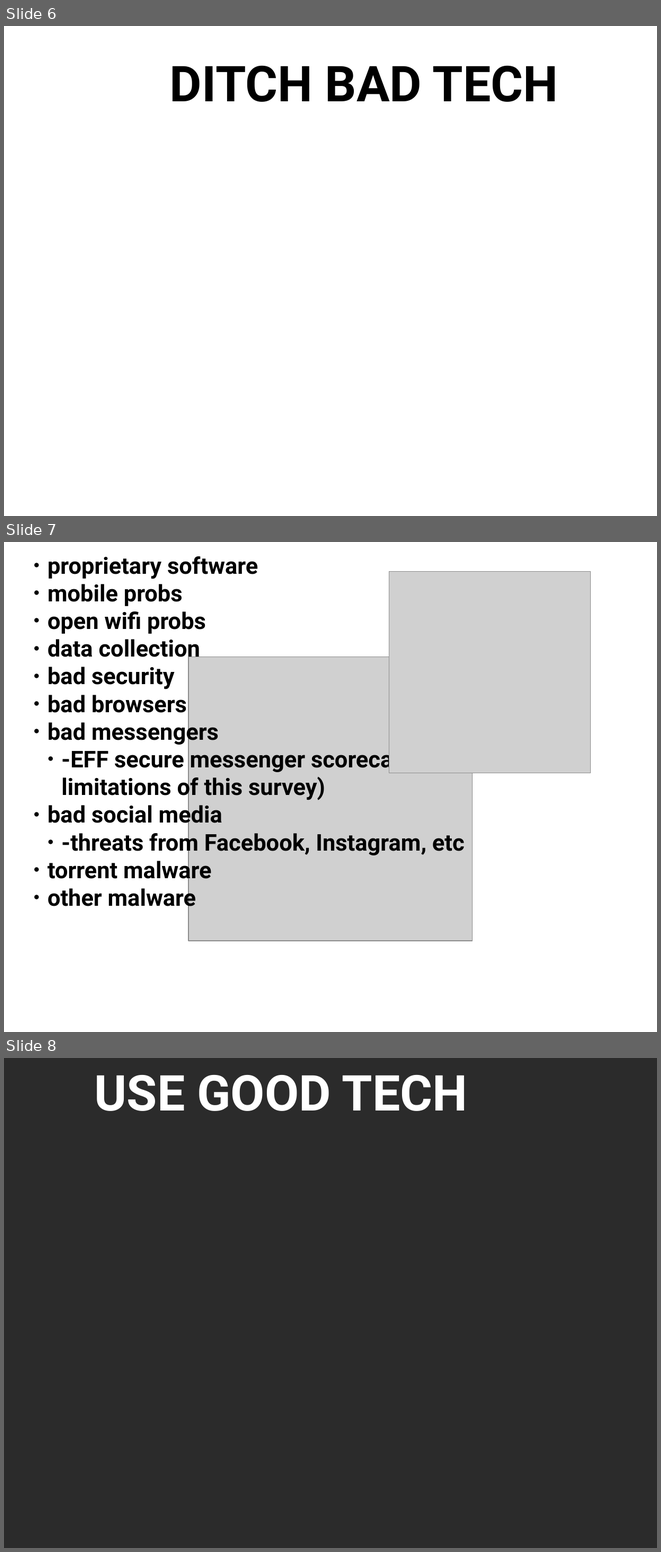
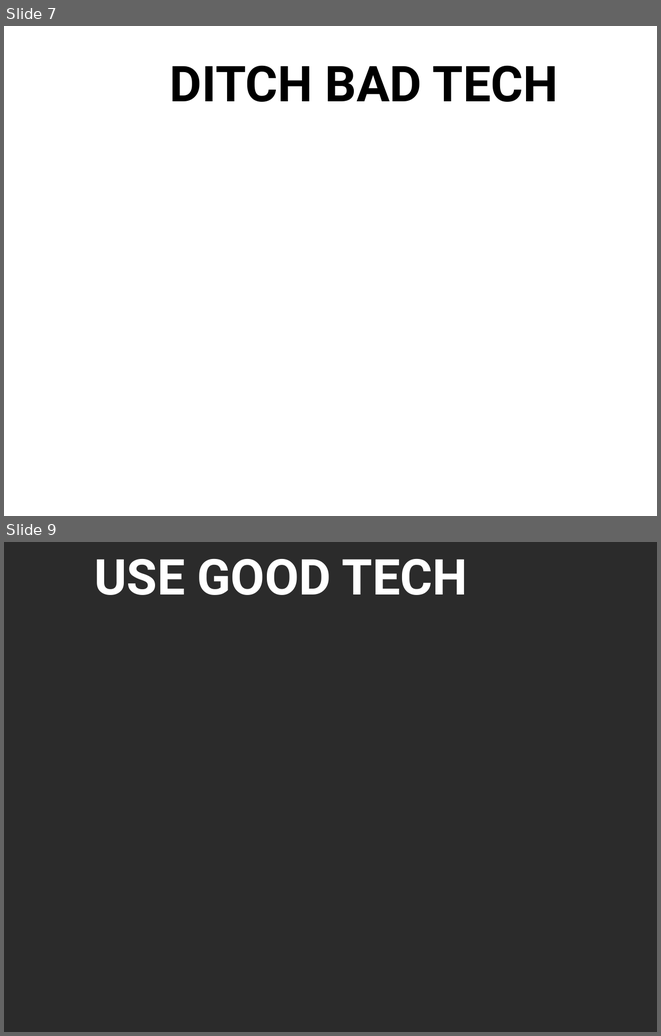
Before and after one commit to LibraryFreedom/training-materials, a slide deck: teen privacy toolkit.odp. Shown one above the other, each under a label of ours: slides 6, 7 and 8 before the commit, slides 7 and 9 after it; the slides between them are not shown. The pictures are 661x1552 and 661x1036 pixels, drawn with LibreOffice and Linux fonts; fonts in the diff are those of the drawing; grey boxes stand for pictures; background and template pictures are left out; a plain dark background stands for a picture behind light text. Boxes give left, top, right and bottom in pixels: in the first picture for what was removed or moved away, otherwise in the second. Text is boxed around its words. In the diff, an @@ line names an element or a change of style, - is before the commit and + after.

```diff
--- a/teen privacy toolkit.odp
+++ b/teen privacy toolkit.odp
@@ slide 7 removed at (4, 542, 657, 1032), background picture (left out) @@
@@ text removed at (47, 556, 466, 911) @@
-● proprietary software
-● mobile probs
-● open wifi probs
-● data collection
-● bad security
-● bad browsers
-● bad messengers
-  ● -EFF secure messenger scorecard (and limitations of this survey)
-● bad social media
-  ● -threats from Facebook, Instagram, etc
-● torrent malware
-● other malware
@@ picture removed at (389, 572, 591, 773) @@
@@ picture removed at (188, 656, 472, 940) @@
@@ what was slide 6 is now slide 7 @@
@@ what was slide 8 is now slide 9 @@
```
Also in this commit, not shown: 7 slides changed, 2 slides added, 1 other file.
